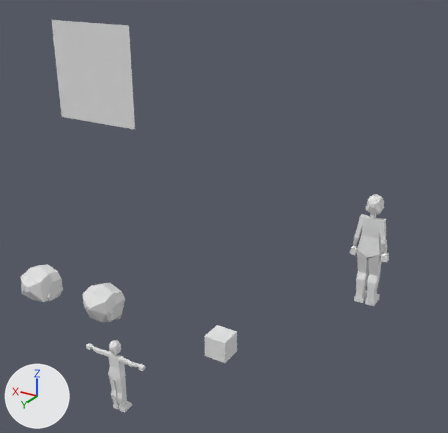
Before and after pictures for a commit that changed the glTF model template_psx_charter.glb.
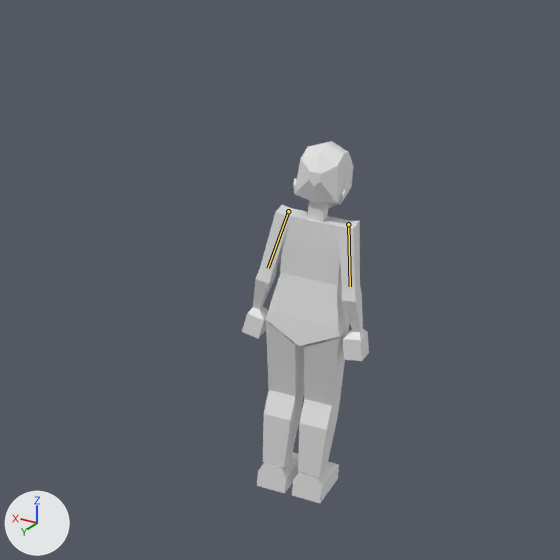
Each version appears first whole from a 50 mm camera at (-2.77, 9.49, 5.71) aimed at (3.26, -0.56, 0.68), and next in a close-up on the part from 61% to 100% of the width and 35% to 75% of the height. Lighting does not change. The marker at lower left points along +X, +Y and +Z. Both versions are drawn at frame 48 of the action 'idle'; the numbers are the values there. The bones that change are drawn over the model as lines in the close-ups.
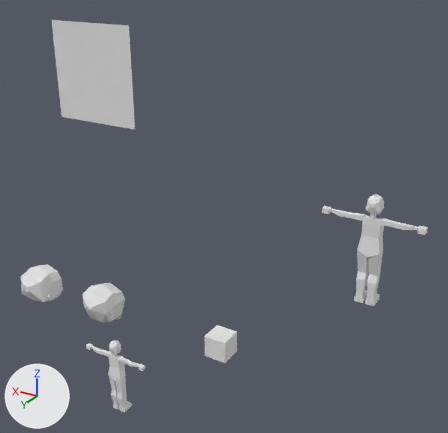
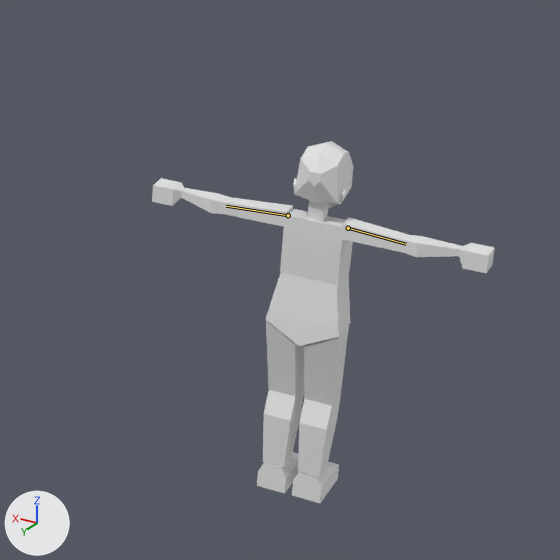
Location of each change, [x1, y1, x2, y2] in pixels of the close-ups (560 x 560 px):
'Cube.013', posed (196% wider, 47% shorter): before [338, 220, 360, 289]; after [342, 217, 409, 253]
'Cube.010', posed (92% wider, 54% shorter): before [260, 205, 296, 272]; after [223, 197, 293, 227]
'Cube.014', posed (173% wider, 53% shorter): before [342, 284, 363, 332]; after [404, 235, 463, 257]
'Cube.015', posed (37% wider, 6% shorter): before [343, 329, 369, 361]; after [459, 243, 495, 273]
'Cube.011', posed: before [253, 268, 277, 309]; after [181, 188, 230, 214]
'Cube.012', posed: before [242, 306, 268, 339]; after [152, 178, 184, 206]
bone 'upper_arm.L', root to tip: before (288, 211) to (268, 268); after (288, 215) to (226, 206)
bone 'upper_arm.R', root to tip: before (348, 224) to (350, 286); after (348, 228) to (406, 244)

Edits to the bpy script that builds the scene:
```text
Change bone_upper_arm_l:
    where bone_upper_arm_l = bpy.data.objects['Object'].pose.bones['upper_arm.L']  # child of 'spine.002'
    bone_upper_arm_l.location: (-0.021, 0.0, 0.0) -> (0.0, 0.0, 0.0)
    bone_upper_arm_l.rotation_quaternion: (0.766, 0.0, 0.123, -0.631) -> (1.0, 0.0, 0.0, 0.0)  # degrees (-9, 11, -80) -> degrees (0, 0, 0)
Change bone_upper_arm_r:
    where bone_upper_arm_r = bpy.data.objects['Object'].pose.bones['upper_arm.R']  # child of 'spine.002'
    bone_upper_arm_r.location: (0.021, 0.0, 0.0) -> (0.0, 0.0, 0.0)
    bone_upper_arm_r.rotation_quaternion: (0.766, 0.0, -0.123, 0.631) -> (1.0, 0.0, 0.0, 0.0)  # degrees (-9, -11, 80) -> degrees (0, 0, 0)
```
